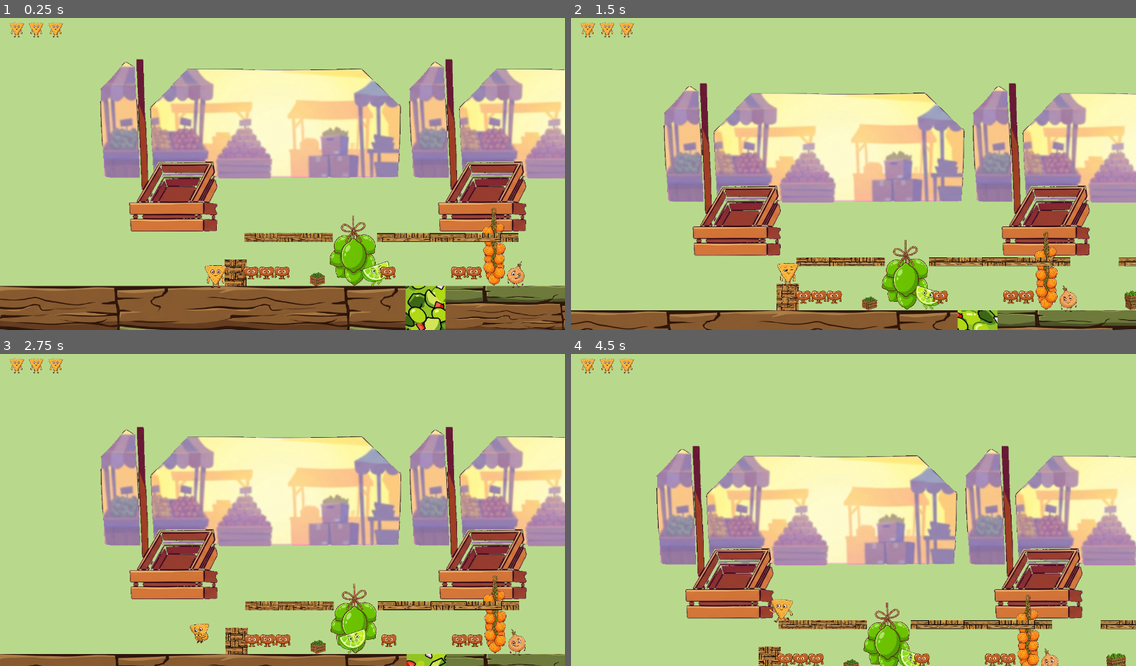
Above: before the commit, frames 1-4 (two rows, left to right).
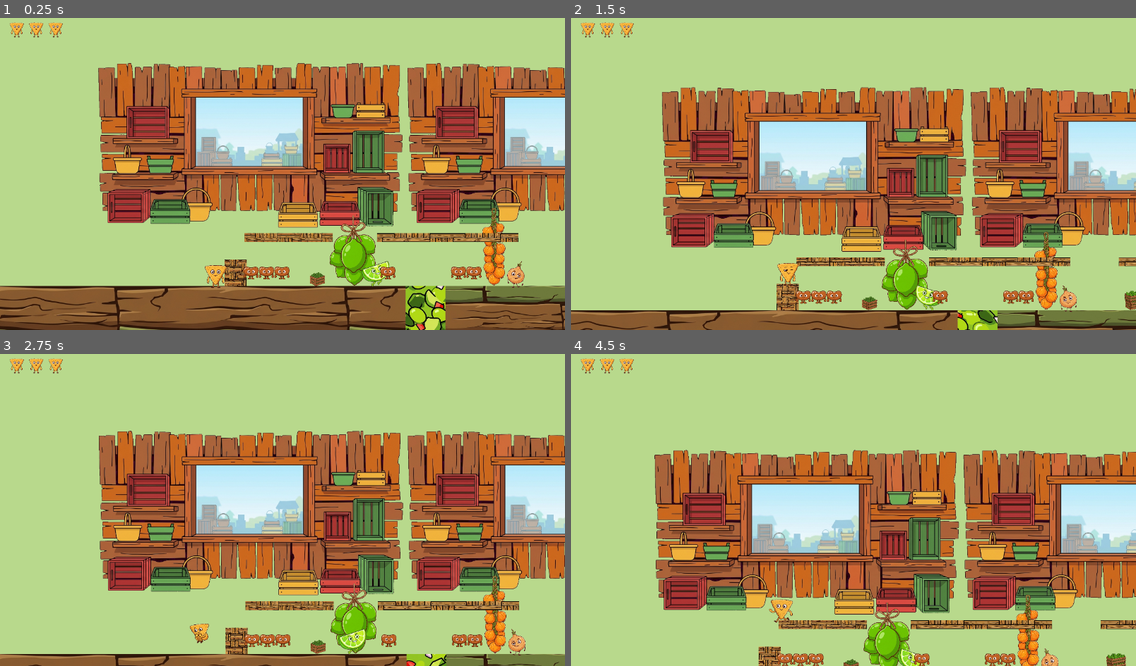
Above: after the commit, the same moments.

Repository: polkfarody/cornchipday
Game: Godot game, scene res://scenes/Level3.tscn
The game is run twice, just before and just after one commit, with the same random seed, the same clock (stepped at 60 frames per second) and the same inputs. This scene is started directly instead of the project's main scene.
Inputs:
- Up to frame 1 (0.25 s): no input
- Up to frame 2 (1.5 s): tap Enter (ui_accept) at 0.5, 0.77 s; hold Right (ui_right) from 0.53 s (still down)
- Up to frame 3 (2.75 s): tap Enter (ui_accept) at 1.52 s; release Right (ui_right) at 2.03 s; hold Left (ui_left) from 2.03 s (still down)
- Up to frame 4 (4.5 s): release Left (ui_left) at 2.78 s; hold Right (ui_right) 2.78-4.28 s; tap Enter (ui_accept) at 3.02, 3.77 s; hold Left (ui_left) from 4.28 s (still down)

The runs differ from the first frame. In frame 1, 40% of the frame differs, in the area x 17-100%, y 13-69%; in frame 2, 41%; in frame 3, 40%; in frame 4, 41%, in the area x 14-100%, y 29-85%.

Commit message:
Regenerate L3/L4/L5 window-view backgrounds as full-bleed themed walls (FB Phase 5 task 21)

Diff:
--- a/scenes/Level3.tscn
+++ b/scenes/Level3.tscn
@@ -79,22 +79,22 @@
 
 [node name="Window1" type="Sprite2D" parent="WindowParallax/WindowLayer"]
 position = Vector2(400, 40)
-scale = Vector2(0.927, 0.927)
+scale = Vector2(0.541, 0.541)
 texture = ExtResource("18_window_view")
 
 [node name="Window2" type="Sprite2D" parent="WindowParallax/WindowLayer"]
 position = Vector2(1100, 40)
-scale = Vector2(0.927, 0.927)
+scale = Vector2(0.541, 0.541)
 texture = ExtResource("18_window_view")
 
 [node name="Window3" type="Sprite2D" parent="WindowParallax/WindowLayer"]
 position = Vector2(1800, 40)
-scale = Vector2(0.927, 0.927)
+scale = Vector2(0.541, 0.541)
 texture = ExtResource("18_window_view")
 
 [node name="Window4" type="Sprite2D" parent="WindowParallax/WindowLayer"]
 position = Vector2(2500, 40)
-scale = Vector2(0.927, 0.927)
+scale = Vector2(0.541, 0.541)
 texture = ExtResource("18_window_view")
 
 [node name="LimeBunch1" type="Sprite2D" parent="."]
--- a/scenes/Level4.tscn
+++ b/scenes/Level4.tscn
@@ -78,22 +78,22 @@
 
 [node name="Window1" type="Sprite2D" parent="WindowParallax/WindowLayer"]
 position = Vector2(400, 30)
-scale = Vector2(0.497, 0.497)
+scale = Vector2(0.5307, 0.5307)
 texture = ExtResource("17_window_view")
 
 [node name="Window2" type="Sprite2D" parent="WindowParallax/WindowLayer"]
 position = Vector2(1100, 30)
-scale = Vector2(0.497, 0.497)
+scale = Vector2(0.5307, 0.5307)
 texture = ExtResource("17_window_view")
 
 [node name="Window3" type="Sprite2D" parent="WindowParallax/WindowLayer"]
 position = Vector2(1800, 30)
-scale = Vector2(0.497, 0.497)
+scale = Vector2(0.5307, 0.5307)
 texture = ExtResource("17_window_view")
 
 [node name="Window4" type="Sprite2D" parent="WindowParallax/WindowLayer"]
 position = Vector2(2500, 30)
-scale = Vector2(0.497, 0.497)
+scale = Vector2(0.5307, 0.5307)
 texture = ExtResource("17_window_view")
 
 [node name="ChiliString1" type="Sprite2D" parent="."]
--- a/scenes/Level5.tscn
+++ b/scenes/Level5.tscn
@@ -78,22 +78,22 @@
 
 [node name="Window1" type="Sprite2D" parent="WindowParallax/WindowLayer"]
 position = Vector2(400, 0)
-scale = Vector2(0.682, 0.682)
+scale = Vector2(0.5376, 0.5376)
 texture = ExtResource("17_window_view")
 
 [node name="Window2" type="Sprite2D" parent="WindowParallax/WindowLayer"]
 position = Vector2(1100, 0)
-scale = Vector2(0.682, 0.682)
+scale = Vector2(0.5376, 0.5376)
 texture = ExtResource("17_window_view")
 
 [node name="Window3" type="Sprite2D" parent="WindowParallax/WindowLayer"]
 position = Vector2(1800, 0)
-scale = Vector2(0.682, 0.682)
+scale = Vector2(0.5376, 0.5376)
 texture = ExtResource("17_window_view")
 
 [node name="Window4" type="Sprite2D" parent="WindowParallax/WindowLayer"]
 position = Vector2(2500, 0)
-scale = Vector2(0.682, 0.682)
+scale = Vector2(0.5376, 0.5376)
 texture = ExtResource("17_window_view")
 
 [node name="IcicleCluster1" type="Sprite2D" parent="."]
Binary file changed: Assets/generated/environment/level3/l3_window_view.png
Binary file changed: Assets/generated/environment/level4/l4_window_view.png
Binary file changed: Assets/generated/environment/level5/l5_window_view.png
Not shown, added: scripts/shaders/hazard_flow.gdshader.uid
Not shown, changed: tools/generate-sprites.ps1
